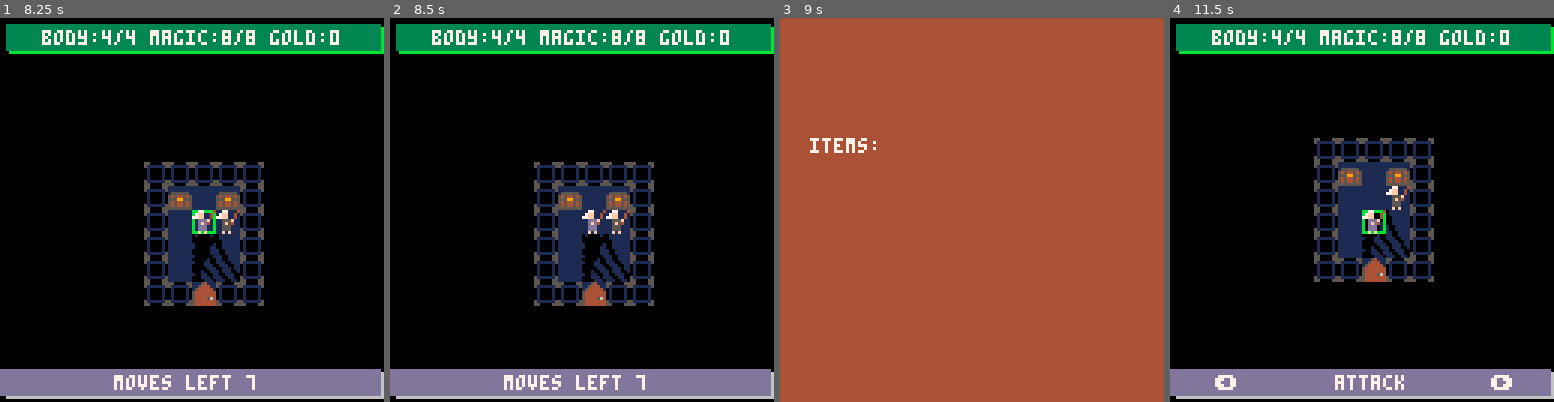
Above: before the commit, frames 1-4 (left to right).
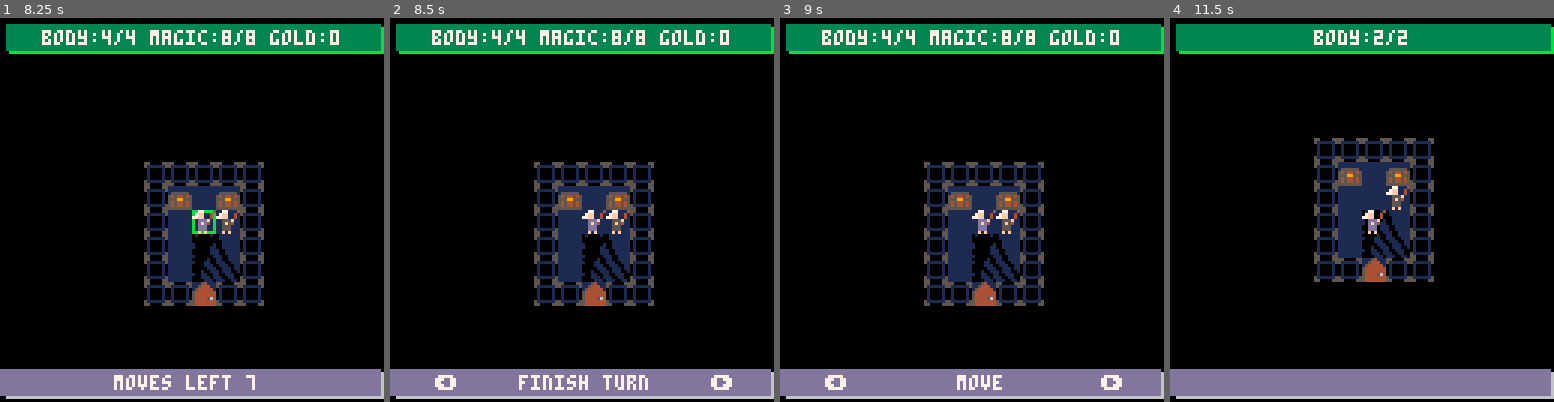
Above: after the commit, the same moments.

Repository: rad-corps/HQuest
Game: PICO-8 cartridge hq.p8
Two runs of this game, one before a commit and one after it. Both use one fixed random seed, a clock stepped at 60 frames per second and the inputs below.
Inputs:
- Up to frame 1 (8.25 s): tap X (X key) at 0.33, 0.7, 1.43, 2.58, 3.1, 3.62, 4.13, 4.65, 5.17, 5.68, 6.2, 6.72, 7.23, 7.75 s; tap O (Z key) at 1.07, 1.8, 2.43, 3.07, 3.7, 4.33, 4.97, 5.6, 6.23, 6.87, 7.5, 8.13 s; hold Right 2.33-3.33 s; hold Right 3.38-4.22 s; hold Up 4.27-4.67 s; hold Right 4.72-5.72 s; hold Down 5.77-6.1 s; hold Left 6.15-6.98 s; hold Right 7.03-8.03 s; hold Right from 8.08 s (still down)
- Up to frame 2 (8.5 s): keep holding Right; tap X (X key) at 8.27 s
- Up to frame 3 (9 s): tap O (Z key) at 8.77 s; tap X (X key) at 8.78 s; release Right at 8.92 s; hold Up from 8.97 s (still down)
- Up to frame 4 (11.5 s): tap X (X key) every 0.52 s from 9.3 to 11.37 s; release Up at 9.37 s; tap O (Z key) every 0.63 s from 9.4 to 11.3 s; hold Right 9.42-10.42 s; hold Down 10.47-10.8 s; hold Left from 10.85 s (still down)

Frame 1 is identical in both runs. In frame 2, 1.1% of the frame differs, in the area x 11-90%, y 92-97%; in frame 3, 100%, in the area x 0-100%, y 0-100%; in frame 4, 2.0%.

Commit message:
player stats screen updated

Diff:
--- a/hq.p8
+++ b/hq.p8
@@ -58,10 +58,10 @@
 			,
 			--x,y,type,amount/strength
 			chest_data = [[
-				2, 19, 1, 300|
-				4, 19, 1, 20000|
-				22, 22, 2, 1|
-				21, 22, 2, 1|]]
+				2, 19, 1, 3000|
+				4, 19, 2, -1|
+				22, 22, 2, -1|
+				21, 22, 2, -1|]]
 			,
 			end_tile = {3,21}
 		}
@@ -78,6 +78,7 @@
 	animator2_counter = 0
 	gold = 0
 	run_update = true
+	draw_all_player_stats = false
 	actors={}
 
 	player_types = {
@@ -119,16 +120,6 @@
 		}
 	}
 
-	-- 	self.name = ed[1]
-	-- self.ms = ed[2]
-	-- self.ml = self.ms
-	-- self.ap = ed[3]
-	-- self.dp = ed[4]
-	-- self.bp = ed[5]
-	-- self.max_bp = self.bp
-	-- self.mp = ed[6]
-	-- self.sprite = ed[7]
-
 	enemy_type = {--name, moves, attack, defence, body, mind (unused), sprite
 	{"goblin",10,2,1,1,1, 16},
 	{"skeleton",6,2,2,1,0, 17},
@@ -189,6 +180,11 @@
 	if (animator > 7) animator = 5
 
 	app_state:draw()
+
+	--debugging
+	-- camera()
+	-- print("cpu: " .. stat(1) .. " ram: " .. stat(0), 10,110, 7)
+	-- restore_camera()
 end
 
 --app states
@@ -348,19 +344,60 @@
 
 function draw_active_actor_stats()
 	local a = actors[actor_index]
-	if a == nil then
-		printh("error in draw_active_actor_stats - actor_index" .. actor_index .. " is nil actor")
-		do return end
-	end
-	local a_str = "body:" .. a.bp .. "/" .. a.max_bp
-	if a.human != nil then
-		a_str = a_str .. " magic:" .. a.mp .. "/" .. a.max_mp .. " gold:" .. gold
-	end
-	camera()
-	rectfill(3,3,127,11,11)
-	rectfill(2,2,126,10,3)
-	print(a_str, 64 - #a_str*2,4,7)
-	restore_camera()
+
+	if draw_all_player_stats == false then
+
+		local a_str = "body:" .. a.bp .. "/" .. a.max_bp
+		if a.human != nil then
+			a_str = a_str .. " magic:" .. a.mp .. "/" .. a.max_mp .. " gold:" .. gold
+		end
+		camera()
+		rectfill(3,3,127,11,11)
+		rectfill(2,2,126,10,3)
+		print(a_str, 64 - #a_str*2,4,7)
+		restore_camera()
+	else
+
+		local a_info = {
+			a.name,
+		 	"body:" .. a.bp .. "/" .. a.max_bp .. " magic:" .. a.mp .. "/" .. a.max_mp .. " gold:" .. gold,
+			a.weapon[1] .. ":" .. a.weapon[4],
+			a.armour[1] .. ":" .. a.armour[4]
+		}
+
+		if a.protection > 0 then
+			add(a_info, "protect level: " .. a.protection)
+		end
+		if a.sleep > 0 then
+			add(a_info, "asleep: " .. a.protect)
+		end
+
+		--list items
+
+		if #a.items > 0 then
+			add(a_info, "")
+			add(a_info, "---items---")
+		end
+
+		for item in all(a.items) do
+			add(a_info, item_num_to_string(item))
+		end
+
+		local y_sz = #a_info * 8 + 1
+
+		camera()
+		rectfill(3,3,127,y_sz+3,11)
+		rectfill(2,2,126,y_sz+2,3)
+		local y_pos = 4
+		for a_str in all(a_info) do
+			print(a_str, 64 - #a_str*2,y_pos,7)
+			y_pos += 8
+		end
+
+		restore_camera()
+
+	end
+
 end
 
 shop_state = {
@@ -527,31 +564,31 @@
 	end
 }
 
-player_stats_state = {
-	update = function()
-		if (btnp(4)) app_state = game_state
-	end,
-
-	draw = function()
-		camera()
-		rectfill(0,0,128,128, 4)
-		local p = actors[actor_index]
-		--todo add weapon and armour names
-		print("name: " .. p.name, 10, 10, 7)
-		print("att: " .. p.weapon[2], 10, 20, 7)
-		print("def: " .. p.armour[2], 50, 20, 7)
-		print("body: " .. p.bp, 90, 20, 7)
-		print("magic: " .. p.mp, 10, 30, 7)
-		print("shared gold: " .. gold, 50, 30, 7)
-		print("items:", 10, 40, 7)
-		local y_offset = 50
-		for it in all(p.items) do
-			print(item_num_to_string(it), 10, y_offset, 7)
-			y_offset += 10
-		end
-		restore_camera()
-	end
-}
+-- player_stats_state = {
+-- 	update = function()
+-- 		if (btnp(4)) app_state = game_state
+-- 	end,
+
+-- 	draw = function()
+-- 		camera()
+-- 		rectfill(0,0,128,128, 4)
+-- 		local p = actors[actor_index]
+-- 		--todo add weapon and armour names
+-- 		print("name: " .. p.name, 10, 10, 7)
+-- 		print("att: " .. p.weapon[2], 10, 20, 7)
+-- 		print("def: " .. p.armour[2], 50, 20, 7)
+-- 		print("body: " .. p.bp, 90, 20, 7)
+-- 		print("magic: " .. p.mp, 10, 30, 7)
+-- 		print("shared gold: " .. gold, 50, 30, 7)
+-- 		print("items:", 10, 40, 7)
+-- 		local y_offset = 50
+-- 		for it in all(p.items) do
+-- 			print(item_num_to_string(it), 10, y_offset, 7)
+-- 			y_offset += 10
+-- 		end
+-- 		restore_camera()
+-- 	end
+-- }
 
 item_select_state = {
 	update = function ()
@@ -1047,7 +1083,8 @@
 			end
 		end
 
-		if ch_opened == false and self.action_used ==false then --check surrounding squares for enemies
+		--check surrounding squares for enemies
+		if ch_opened == false and self.action_used ==false then
 			self.adjacent_enemies = self:get_adjacent_enemies()
 			if #self.adjacent_enemies > 0 then
 				for en in all(self.adjacent_enemies) do
@@ -1064,9 +1101,10 @@
 				self.state = "give_menu"
 				self.item_selection = 1
 			end
+		end
 
 		--elseif self.state != "attack_menu" and ch_opened == false and self.ml == 0 then
-		elseif self.state != "attack_menu" and ch_opened == false then
+		if self.state == "move" and ch_opened == false then
 			self.state = "move_or_action"
 			self.menu_selection = 6
 		end
@@ -1224,7 +1262,11 @@
 		elseif self.menu_selection == 4 then --use item
 			app_state = item_select_state
 		elseif self.menu_selection == 5 then --player stats
-			app_state = player_stats_state
+			--app_state = player_stats_state
+			draw_all_player_stats = true
+			gui.add_message("continue", function()
+				draw_all_player_stats = false
+				end)
 
 		elseif self.menu_selection == 6 then --end turn
 			increment_actor()
